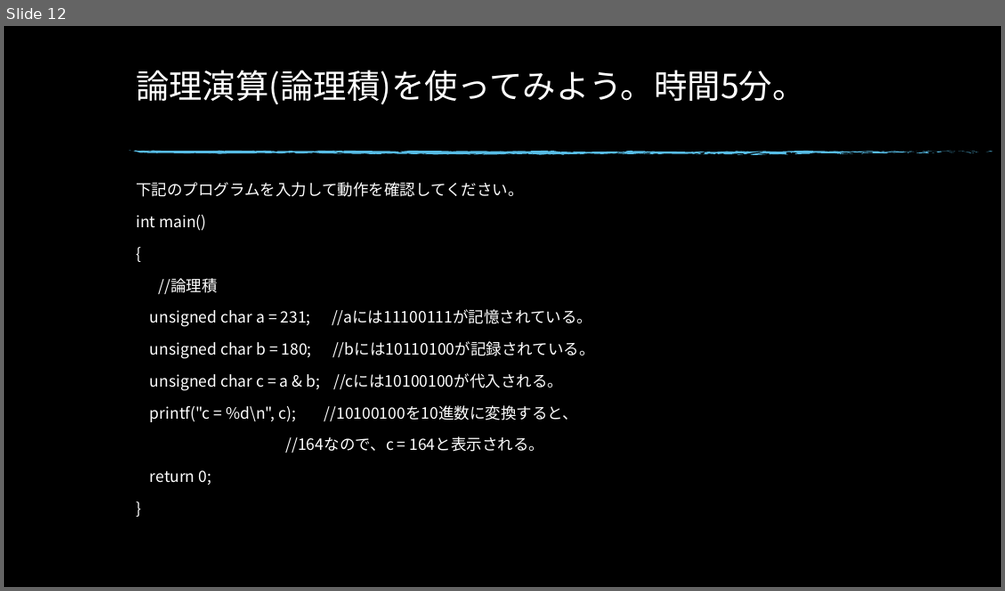
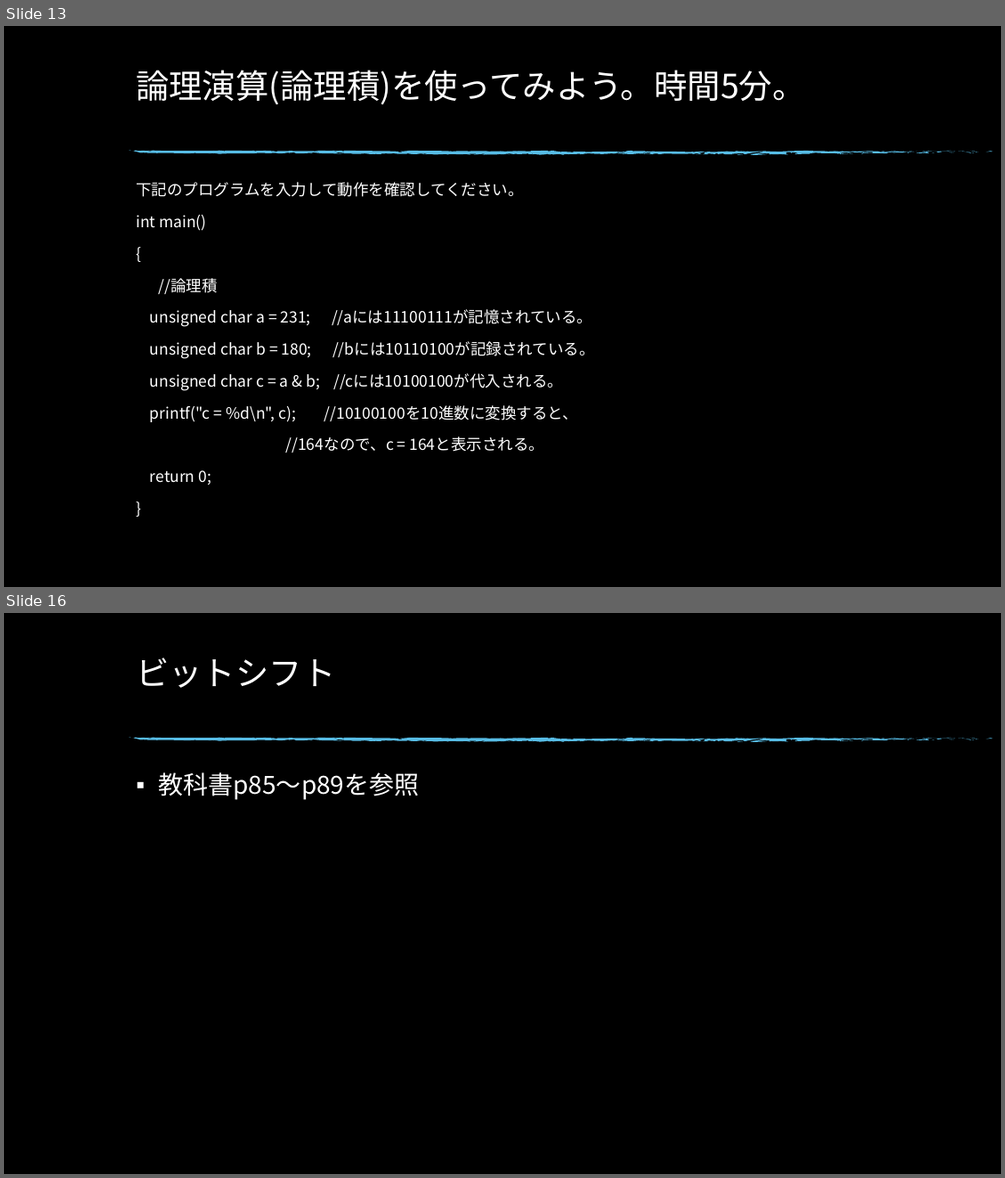
Before and after one commit to KawaharaKiyohara/GameMath_2, a slide deck: new/【ゲーム数学Ⅱ】第六回目_論理演算.pptx. Shown one above the other, each under a label of ours: slide 12 before the commit, slides 13 and 16 after it; the slides between them are not shown. The pictures are 1005x591 and 1005x1178 pixels, drawn with LibreOffice and Linux fonts; fonts in the diff are those of the drawing; background and template pictures are left out. Boxes give left, top, right and bottom in pixels: in the first picture for what was removed or moved away, otherwise in the second. Text is boxed around its words. In the diff, an @@ line names an element or a change of style, - is before the commit and + after.

```diff
--- a/new/【ゲーム数学Ⅱ】第六回目_論理演算.pptx
+++ b/new/【ゲーム数学Ⅱ】第六回目_論理演算.pptx
@@ slide 16 added at (x1=4, y1=613, x2=1001, y2=1174), background picture (left out); not listed: 74 template elements that a slide beside it also shows @@
@@ title added at (x1=136, y1=657, x2=335, y2=688), 32 pt, text #FFFFFF @@
+ビットシフト
@@ text added at (x1=159, y1=772, x2=420, y2=800), 24 pt, text #FFFFFF @@
+▪ 教科書p85～p89を参照
@@ what was slide 12 is now slide 13 @@
```
Also in this commit, not shown: 5 other slides added.
